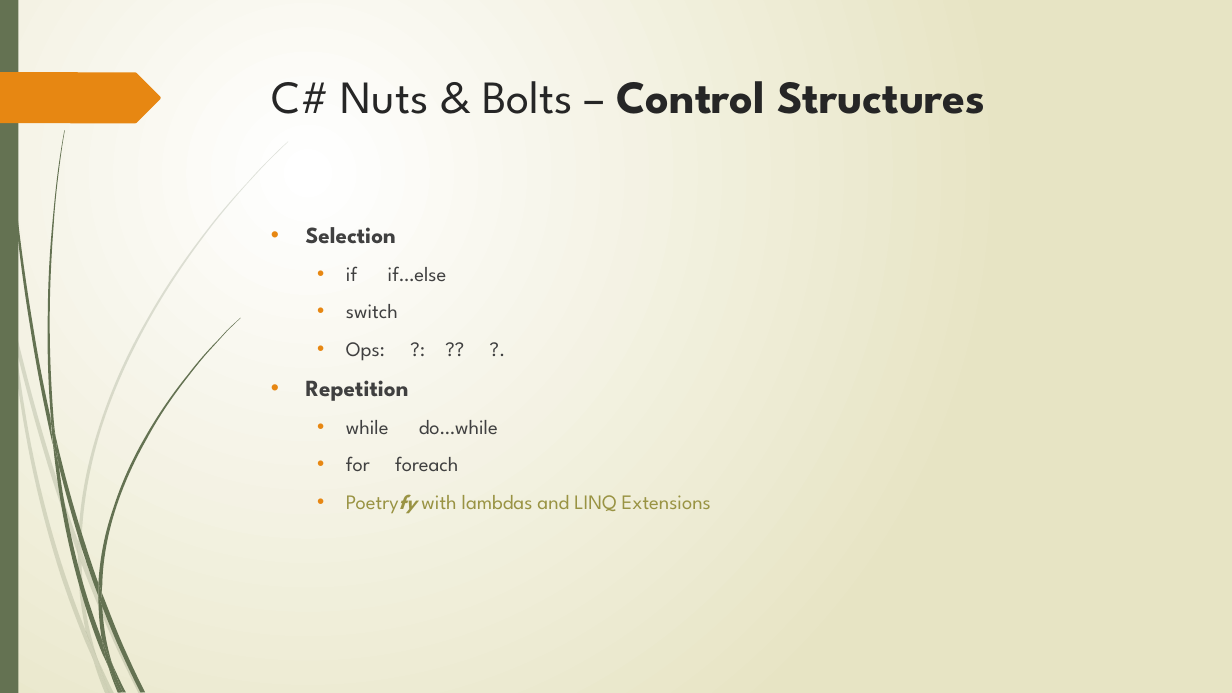
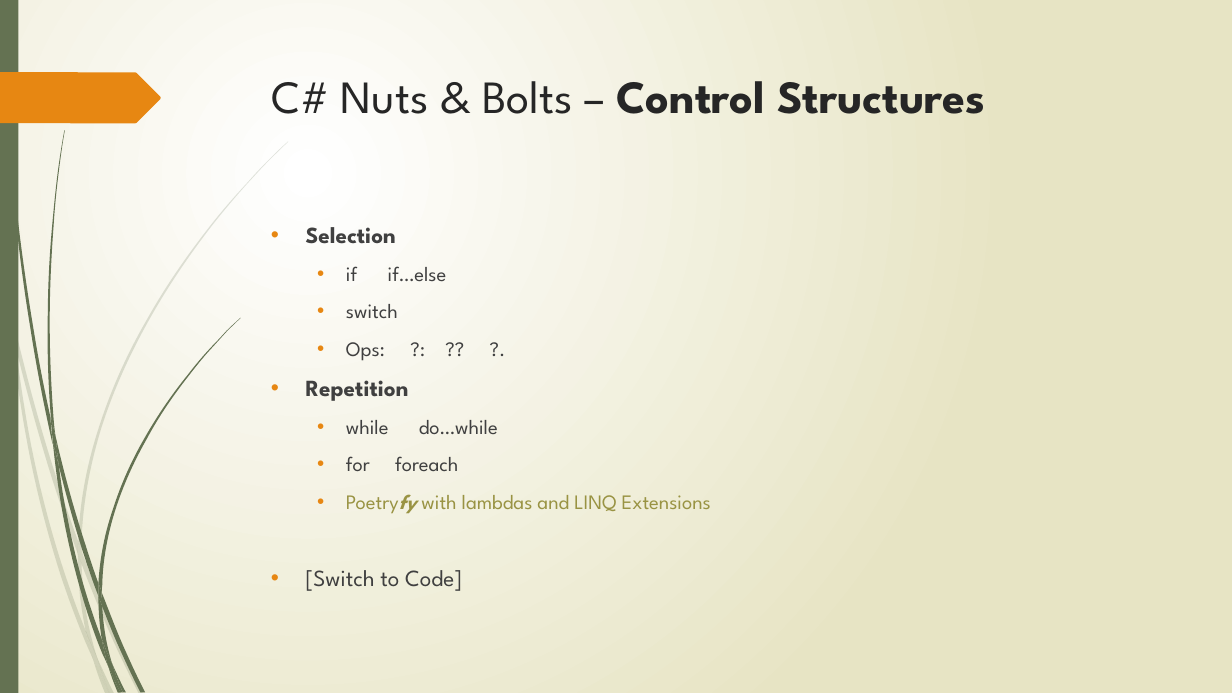
Before and after one commit to hinteadan/csharp-crash-course, a slide deck: slide 5 of Topics.pptx. Drawn at 1232x693 pixels with LibreOffice and Linux fonts; fonts in the diff are those of the drawing. Boxes give left, top, right and bottom in pixels: in the first picture for what was removed or moved away, otherwise in the second. Text is boxed around its words. In the diff, an @@ line names an element or a change of style, - is before the commit and + after.

Commit message:
OD: Presentation

```diff
--- a/Topics.pptx
+++ b/Topics.pptx
@@ text at bbox=[306, 570, 462, 591]: paragraph added @@
+• [Switch to Code]
```
Also in this commit, not shown: 2 slides added.
